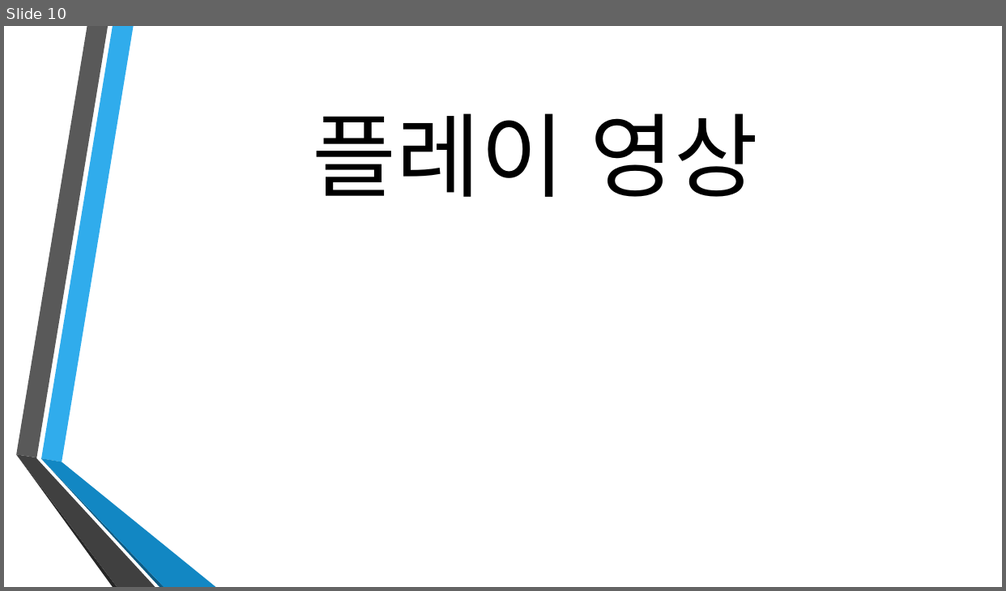
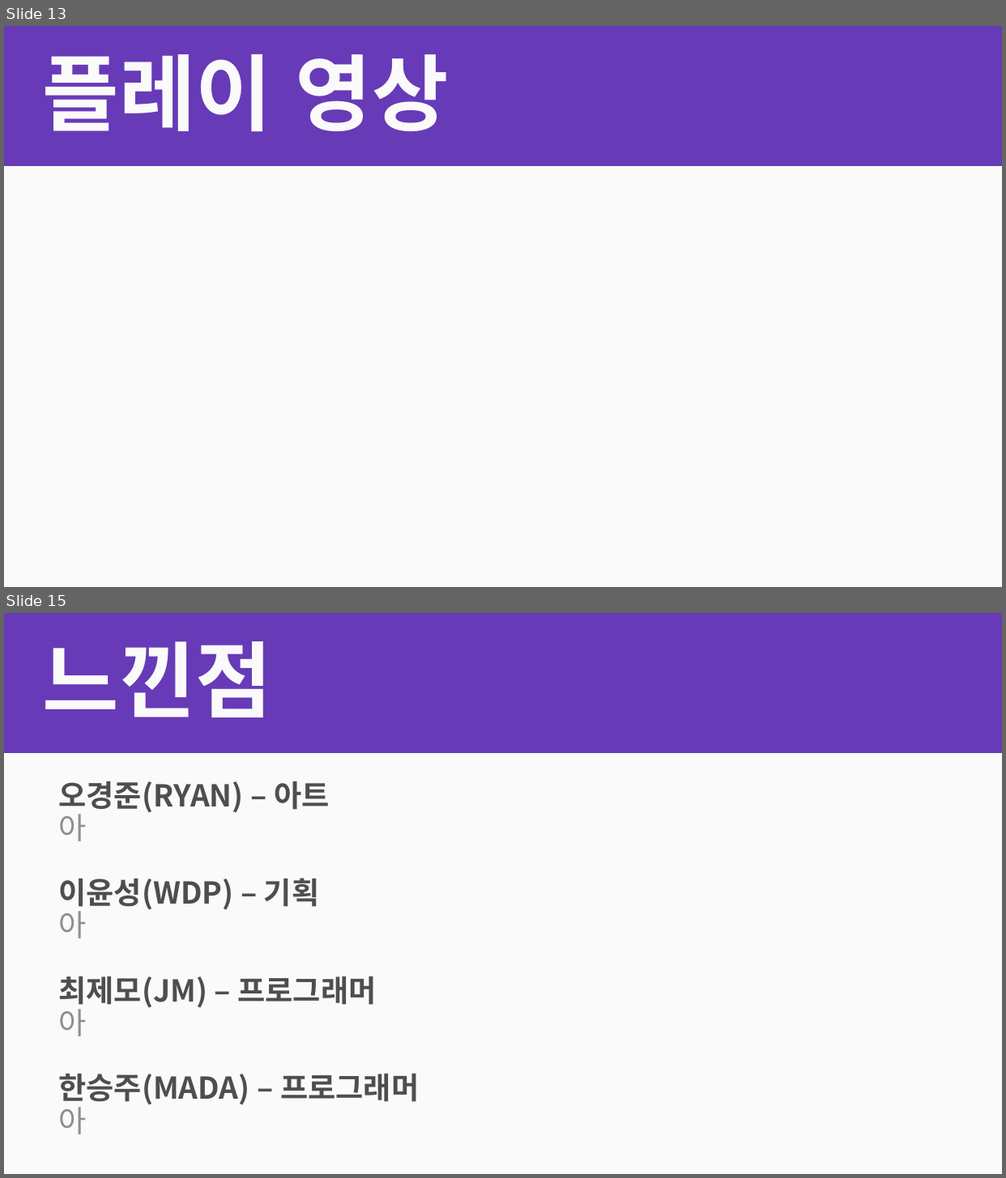
Before and after one commit to EQwon/RoadOfBusiness, a slide deck: 1조 ppt 발표.pptx. Shown one above the other, each under a label of ours: slide 10 before the commit, slides 13 and 15 after it; the slides between them are not shown. The pictures are 1006x591 and 1006x1178 pixels, drawn with LibreOffice and Linux fonts; fonts in the diff are those of the drawing; background and template pictures are left out. Boxes give left, top, right and bottom in pixels: in the first picture for what was removed or moved away, otherwise in the second. Text is boxed around its words. In the diff, an @@ line names an element or a change of style, - is before the commit and + after.

```diff
--- a/1조 ppt 발표.pptx
+++ b/1조 ppt 발표.pptx
@@ slide 15 added at box(4, 613, 1002, 1174), background gradient #673AB7 to #FAFAFA @@
@@ text added at box(43, 641, 272, 717), 80 pt, text #FAFAFA, bold @@
+느낀점
@@ text added at box(58, 781, 419, 1135), 29 pt, text #4E4E4E, bold @@
+오경준(RYAN) – 아트
+아
+이윤성(WDP) – 기획
+아
+최제모(JM) – 프로그래머
+아
+한승주(MADA) – 프로그래머
+아
@@ what was slide 10 is now slide 13 @@
@@ slide 13 changed as well @@
@@ background picture (left out) to gradient #673AB7 to #FAFAFA @@
@@ text "플레이 영상": place and size @@
-text "플레이 영상" at box(313, 113, 759, 197)
+text "플레이 영상" at box(43, 54, 449, 132)
@@ text "플레이 영상" at box(43, 54, 449, 132): size 88 to 80 pt, font Calibri to Noto Sans CJK KR, text colour #000000 to #FAFAFA, bold on; alignment centre to left; line spacing 1 to 0.9 @@
@@ group removed at box(16, 26, 216, 587): 6 freeform shapes @@
```
Also in this commit, not shown: 8 other slides changed, 6 other slides added, 5 slides removed, 4 other files.
